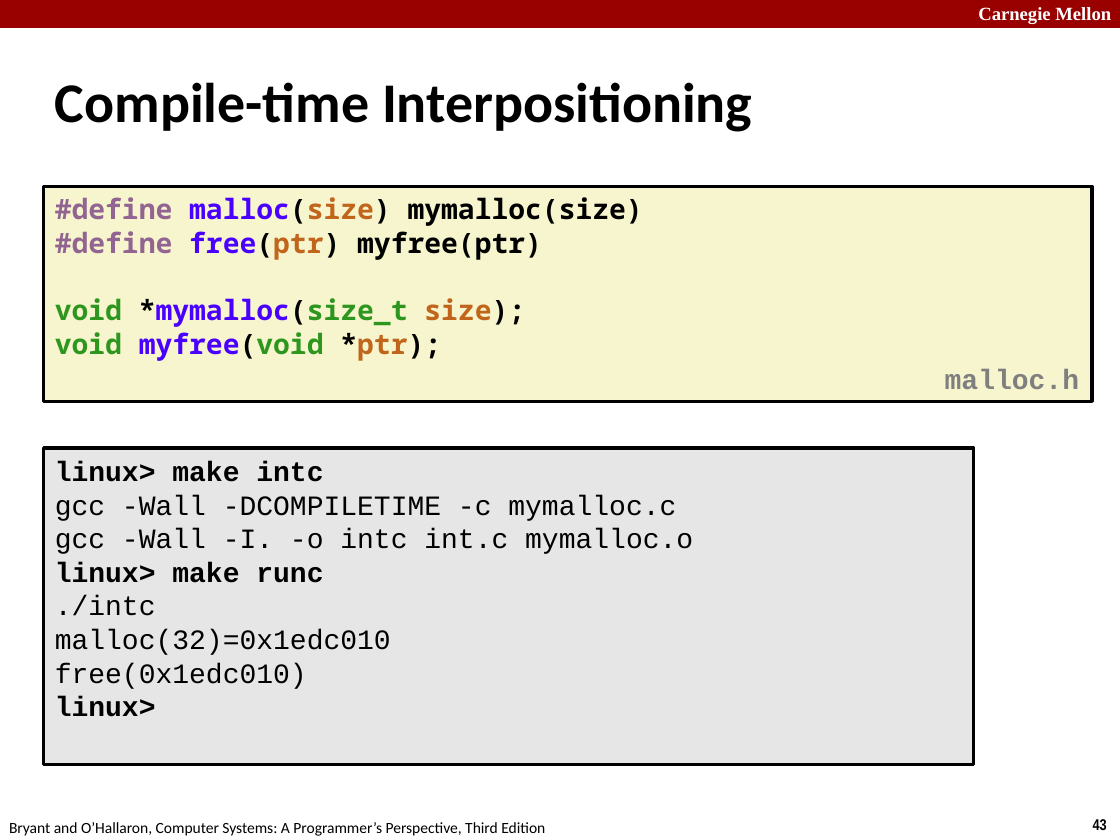
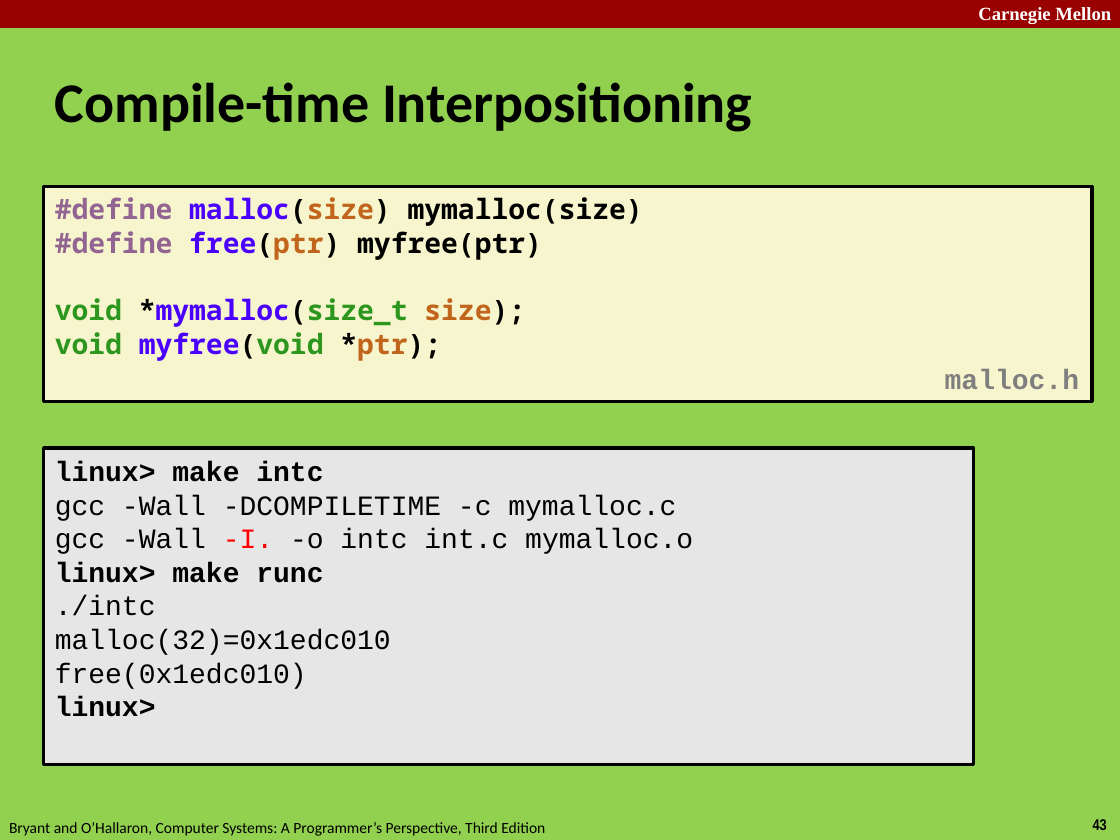
Before and after one commit to judy-shang/Learn-Web-Hacking, a slide deck: slide 43 of learning note/CSAPP-ppt/13-linking.pptx. Drawn at 1120x840 pixels with LibreOffice and Linux fonts; fonts in the diff are those of the drawing. Boxes give left, top, right and bottom in pixels: in the first picture for what was removed or moved away, otherwise in the second. Text is boxed around its words. In the diff, an @@ line names an element or a change of style, - is before the commit and + after.

```diff
--- a/learning note/CSAPP-ppt/13-linking.pptx
+++ b/learning note/CSAPP-ppt/13-linking.pptx
@@ background #FFFFFF to #92D050 @@
@@ text in rectangle at <box>55,528,693,554</box>: text colour #000000 to #FF0000 in "-I." @@
```
Also in this commit, not shown: 8 other slides changed, 3 other files.
